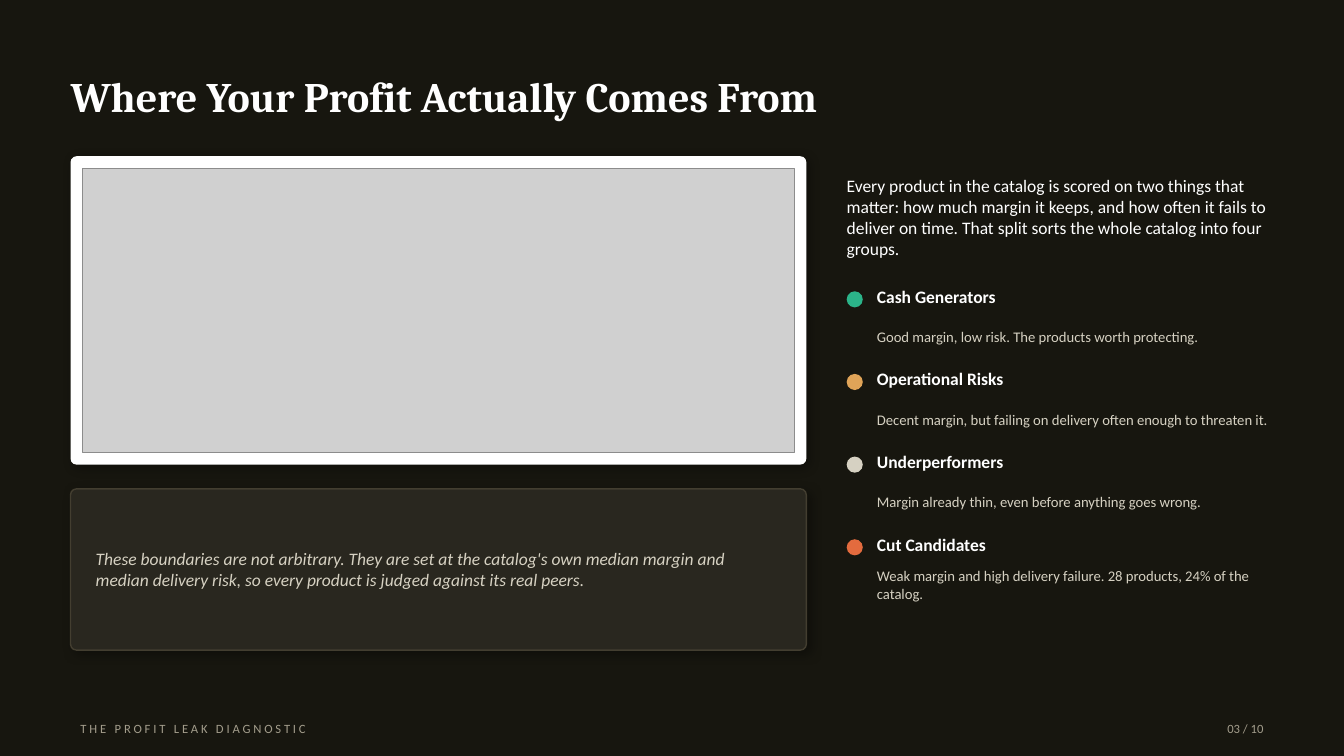
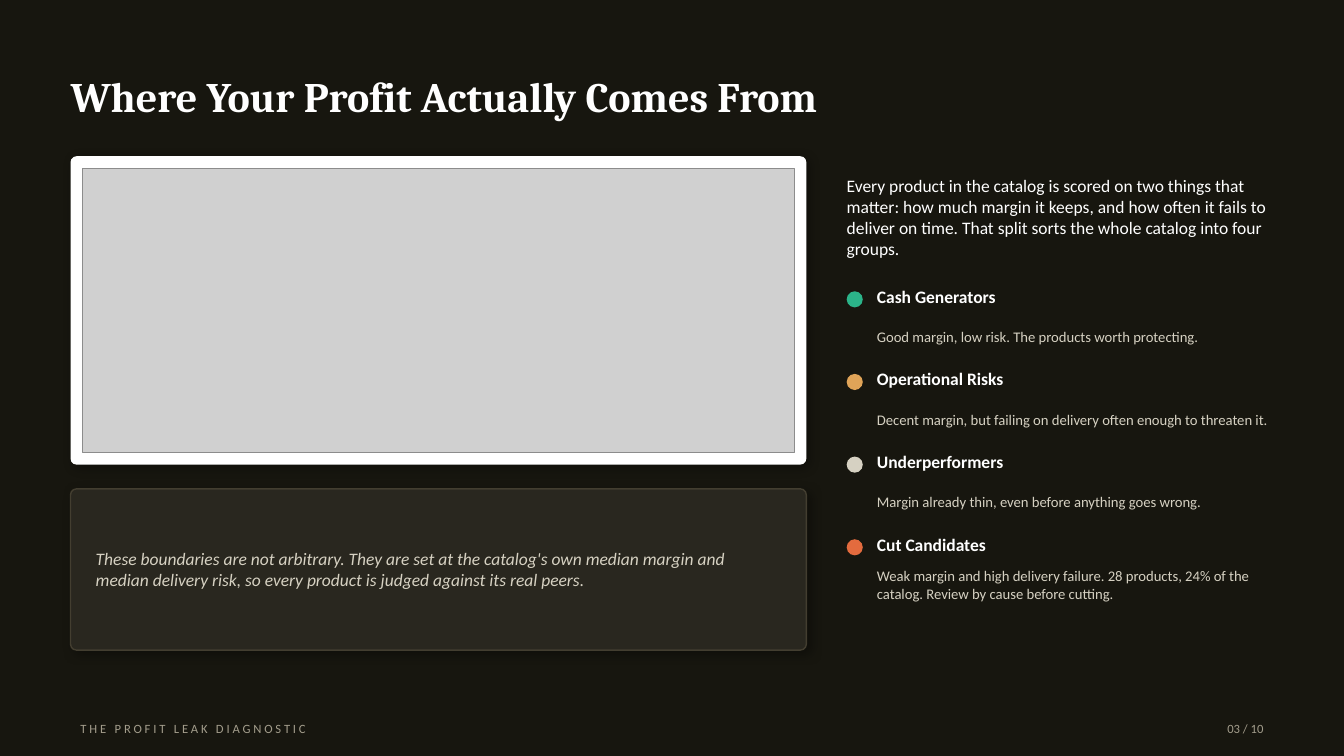
Before and after one commit to zeeshan-akram-ds/ecommerce-revenue-illusion-audit, a slide deck: slide 3 of Presentation/profit_leak_diagnostic_deck.pptx. Drawn at 1344x756 pixels with LibreOffice and Linux fonts; fonts in the diff are those of the drawing; grey boxes stand for pictures. Boxes give left, top, right and bottom in pixels: in the first picture for what was removed or moved away, otherwise in the second. Text is boxed around its words. In the diff, an @@ line names an element or a change of style, - is before the commit and + after.

```diff
--- a/Presentation/profit_leak_diagnostic_deck.pptx
+++ b/Presentation/profit_leak_diagnostic_deck.pptx
@@ text at (x1=877, y1=571, x2=1249, y2=602): text changed @@
-Weak margin and high delivery failure. 28 products, 24% of the catalog.
+Weak margin and high delivery failure. 28 products, 24% of the catalog. Review by cause before cutting.
```
Also in this commit, not shown: 8 other slides changed, 1 other file.
